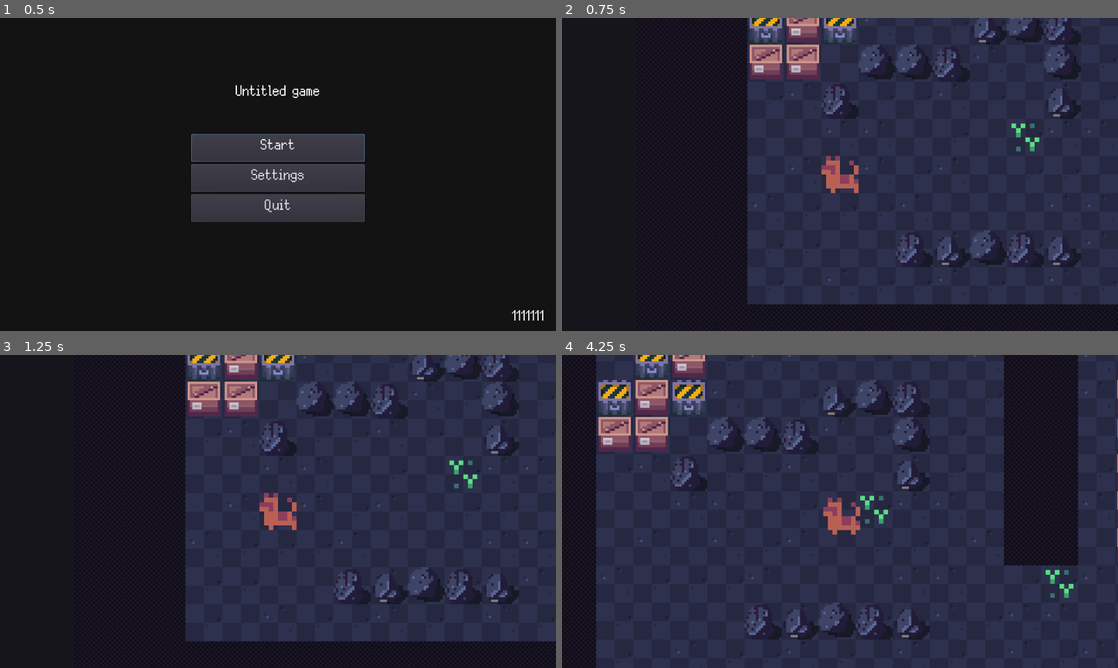
Above: before the commit, frames 1-4 (two rows, left to right).
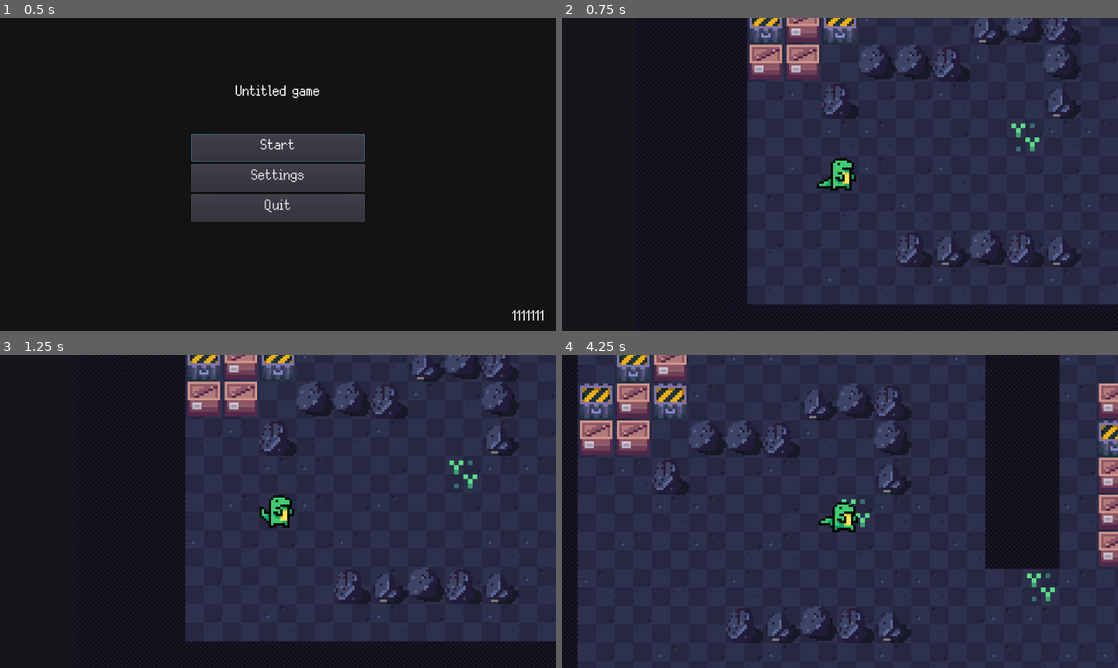
Above: after the commit, the same moments.

Repository: colinbellino/ai-and-games-2022
Game: Godot game, scene res://media/scenes/main.tscn
Two runs of this game, one before a commit and one after it. Both use one fixed random seed, a clock stepped at 60 frames per second and the inputs below.
Inputs (mouse positions are in pixels of both pictures, inside the frame that each line leads up to):
- Up to frame 1 (0.5 s): no input
- Up to frame 2 (0.75 s): click "Start" at 0.5 s
- Up to frame 3 (1.25 s): no input
- Up to frame 4 (4.25 s): move the mouse to (840, 511) at 1.27 s; hold D (move_right) 1.28-2.03 s; click (840, 511) at 1.35 s; move the mouse to (1017, 473) at 2.02 s; hold S (move_down) 2.03-2.78 s; click (1017, 473) at 2.1 s; move the mouse to (895, 442) at 2.77 s; hold D (move_right) 2.78-3.53 s; click (895, 442) at 2.85 s; move the mouse to (812, 574) at 3.52 s; hold Z (move_up) from 3.53 s (still down); click (812, 574) at 3.6 s

Frame 1 is identical in both runs. In frame 2, 0.6% of the frame differs, in the area x 45-54%, y 44-56%; in frame 3, 0.6%; in frame 4, 21%, in the area x 2-100%, y 0-100%.

Commit message:
Plug new animations for creature

Diff:
--- a/media/animations/entities/creature.tres
+++ b/media/animations/entities/creature.tres
@@ -1,75 +1,111 @@
-[gd_resource type="SpriteFrames" load_steps=12 format=2]
+[gd_resource type="SpriteFrames" load_steps=21 format=2]
 
-[ext_resource path="res://media/art/entities/creature.png" type="Texture" id=1]
+[ext_resource path="res://media/art/entities/dino_anim.png" type="Texture" id=1]
+
+[sub_resource type="AtlasTexture" id=1]
+atlas = ExtResource( 1 )
+region = Rect2( 0, 32, 32, 32 )
 
 [sub_resource type="AtlasTexture" id=2]
 atlas = ExtResource( 1 )
-region = Rect2( 0, 32, 16, 16 )
+region = Rect2( 32, 32, 32, 32 )
 
 [sub_resource type="AtlasTexture" id=3]
 atlas = ExtResource( 1 )
-region = Rect2( 16, 32, 16, 16 )
+region = Rect2( 64, 32, 32, 32 )
 
 [sub_resource type="AtlasTexture" id=4]
 atlas = ExtResource( 1 )
-region = Rect2( 0, 16, 16, 16 )
+region = Rect2( 96, 32, 32, 32 )
 
 [sub_resource type="AtlasTexture" id=5]
 atlas = ExtResource( 1 )
-region = Rect2( 16, 16, 16, 16 )
+region = Rect2( 128, 32, 32, 32 )
 
-[sub_resource type="AtlasTexture" id=1]
+[sub_resource type="AtlasTexture" id=6]
 atlas = ExtResource( 1 )
-region = Rect2( 0, 0, 16, 16 )
+region = Rect2( 160, 32, 32, 32 )
+
+[sub_resource type="AtlasTexture" id=22]
+atlas = ExtResource( 1 )
+region = Rect2( 0, 96, 32, 32 )
+
+[sub_resource type="AtlasTexture" id=8]
+atlas = ExtResource( 1 )
+region = Rect2( 0, 0, 32, 32 )
+
+[sub_resource type="AtlasTexture" id=9]
+atlas = ExtResource( 1 )
+region = Rect2( 32, 0, 32, 32 )
 
 [sub_resource type="AtlasTexture" id=10]
 atlas = ExtResource( 1 )
-region = Rect2( 0, 48, 16, 16 )
+region = Rect2( 64, 0, 32, 32 )
 
-[sub_resource type="AtlasTexture" id=8]
+[sub_resource type="AtlasTexture" id=11]
 atlas = ExtResource( 1 )
-region = Rect2( 16, 16, 16, 16 )
+region = Rect2( 96, 0, 32, 32 )
 
-[sub_resource type="AtlasTexture" id=9]
+[sub_resource type="AtlasTexture" id=20]
 atlas = ExtResource( 1 )
-region = Rect2( 0, 16, 16, 16 )
+region = Rect2( 0, 128, 32, 32 )
 
-[sub_resource type="AtlasTexture" id=12]
+[sub_resource type="AtlasTexture" id=21]
 atlas = ExtResource( 1 )
-region = Rect2( 0, 64, 16, 16 )
+region = Rect2( 0, 160, 32, 32 )
 
-[sub_resource type="AtlasTexture" id=13]
+[sub_resource type="AtlasTexture" id=14]
 atlas = ExtResource( 1 )
-region = Rect2( 16, 64, 16, 16 )
+region = Rect2( 0, 64, 32, 32 )
+
+[sub_resource type="AtlasTexture" id=15]
+atlas = ExtResource( 1 )
+region = Rect2( 32, 64, 32, 32 )
+
+[sub_resource type="AtlasTexture" id=16]
+atlas = ExtResource( 1 )
+region = Rect2( 64, 64, 32, 32 )
+
+[sub_resource type="AtlasTexture" id=17]
+atlas = ExtResource( 1 )
+region = Rect2( 96, 64, 32, 32 )
+
+[sub_resource type="AtlasTexture" id=18]
+atlas = ExtResource( 1 )
+region = Rect2( 128, 64, 32, 32 )
+
+[sub_resource type="AtlasTexture" id=19]
+atlas = ExtResource( 1 )
+region = Rect2( 160, 64, 32, 32 )
 
 [resource]
 animations = [ {
-"frames": [ SubResource( 2 ), SubResource( 3 ) ],
+"frames": [ SubResource( 1 ), SubResource( 2 ), SubResource( 3 ), SubResource( 4 ), SubResource( 5 ), SubResource( 6 ) ],
 "loop": true,
 "name": "asleep",
-"speed": 1.0
+"speed": 5.0
 }, {
-"frames": [ SubResource( 4 ), SubResource( 5 ) ],
+"frames": [ SubResource( 22 ) ],
 "loop": true,
 "name": "fall_asleep",
 "speed": 5.0
 }, {
-"frames": [ SubResource( 1 ) ],
+"frames": [ SubResource( 8 ), SubResource( 9 ), SubResource( 10 ), SubResource( 11 ) ],
 "loop": true,
 "name": "idle",
 "speed": 5.0
 }, {
-"frames": [ SubResource( 10 ), SubResource( 10 ) ],
+"frames": [ SubResource( 20 ) ],
 "loop": true,
 "name": "react",
 "speed": 5.0
 }, {
-"frames": [ SubResource( 8 ), SubResource( 9 ) ],
+"frames": [ SubResource( 21 ) ],
 "loop": true,
 "name": "wake_up",
 "speed": 5.0
 }, {
-"frames": [ SubResource( 12 ), SubResource( 13 ) ],
+"frames": [ SubResource( 14 ), SubResource( 15 ), SubResource( 16 ), SubResource( 17 ), SubResource( 18 ), SubResource( 19 ) ],
 "loop": true,
 "name": "walk",
 "speed": 5.0
--- a/project.godot
+++ b/project.godot
@@ -151,6 +151,12 @@
 
 common/drop_mouse_on_gui_input_disabled=true
 
+[importer_defaults]
+
+texture={
+"flags/filter": false
+}
+
 [input]
 
 move_up={
Binary file added: media/art/entities/dino_anim.png
Not shown, added: media/art/entities/dino_anim.png.import
